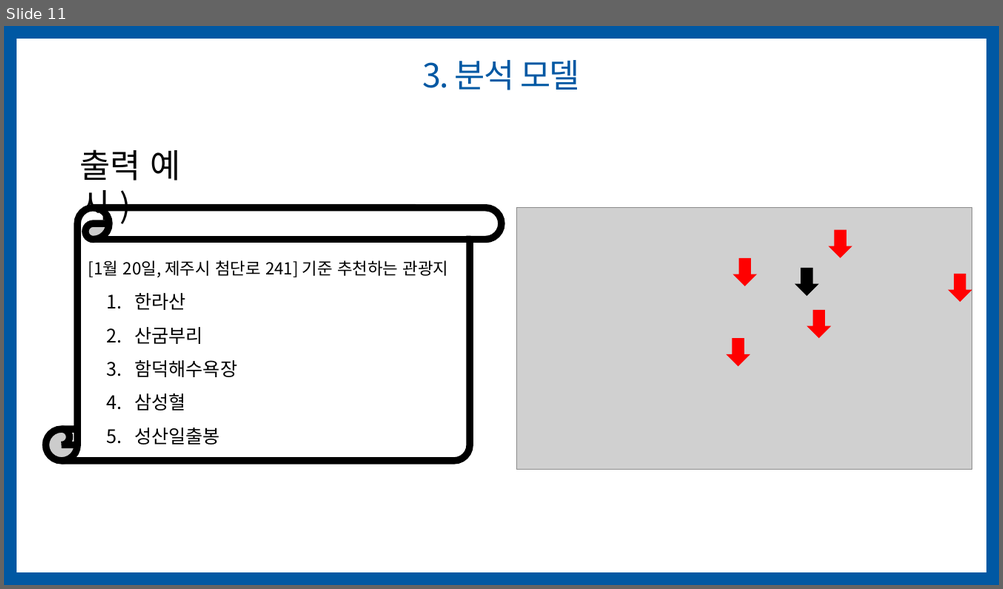
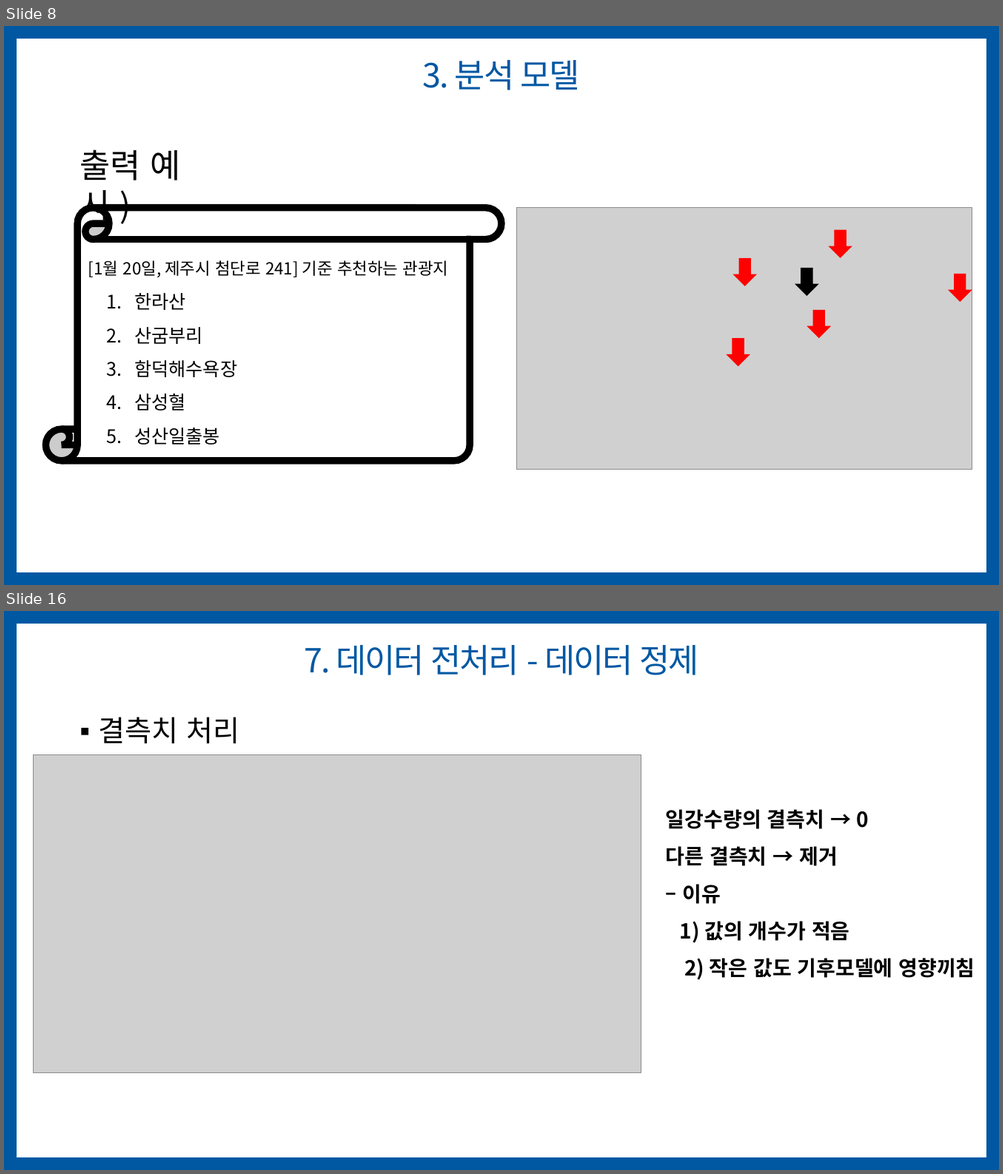
Before and after one commit to jihyeyun00/teamproject_python, a slide deck: 2차 팀프로젝트/6조_날씨-거리-만족도 기반의 제주도 관광지 추천(이현창,김동훈,김호경,윤지혜).pptx. Shown one above the other, each under a label of ours: slide 11 before the commit, slides 8 and 16 after it; the slides between them are not shown. The pictures are 1003x589 and 1003x1174 pixels, drawn with LibreOffice and Linux fonts; fonts in the diff are those of the drawing; grey boxes stand for pictures. Boxes give left, top, right and bottom in pixels: in the first picture for what was removed or moved away, otherwise in the second. Text is boxed around its words. In the diff, an @@ line names an element or a change of style, - is before the commit and + after.

```diff
--- a/2차 팀프로젝트/6조_날씨-거리-만족도 기반의 제주도 관광지 추천(이현창,김동훈,김호경,윤지혜).pptx
+++ b/2차 팀프로젝트/6조_날씨-거리-만족도 기반의 제주도 관광지 추천(이현창,김동훈,김호경,윤지혜).pptx
@@ slide 16 added at box(4, 611, 999, 1170), background #FFFFFF; not listed: 1 template element that a slide beside it also shows @@
@@ title added at box(304, 645, 698, 675), 32 pt, text #0058A3 @@
+7. 데이터 전처리 - 데이터 정제
@@ text added at box(99, 717, 240, 743), 28 pt, text #000000 @@
+▪ 결측치 처리
@@ picture added at box(33, 755, 640, 1073) @@
@@ text added at box(666, 809, 975, 980), 20 pt, text #000000, bold @@
+일강수량의 결측치 → 0
+다른 결측치 → 제거
+– 이유
+1) 값의 개수가 적음
+2) 작은 값도 기후모델에 영향끼침
@@ what was slide 11 is now slide 8 @@
```
Also in this commit, not shown: 6 slides changed, 11 other slides added, 6 slides removed, 13 other files.
